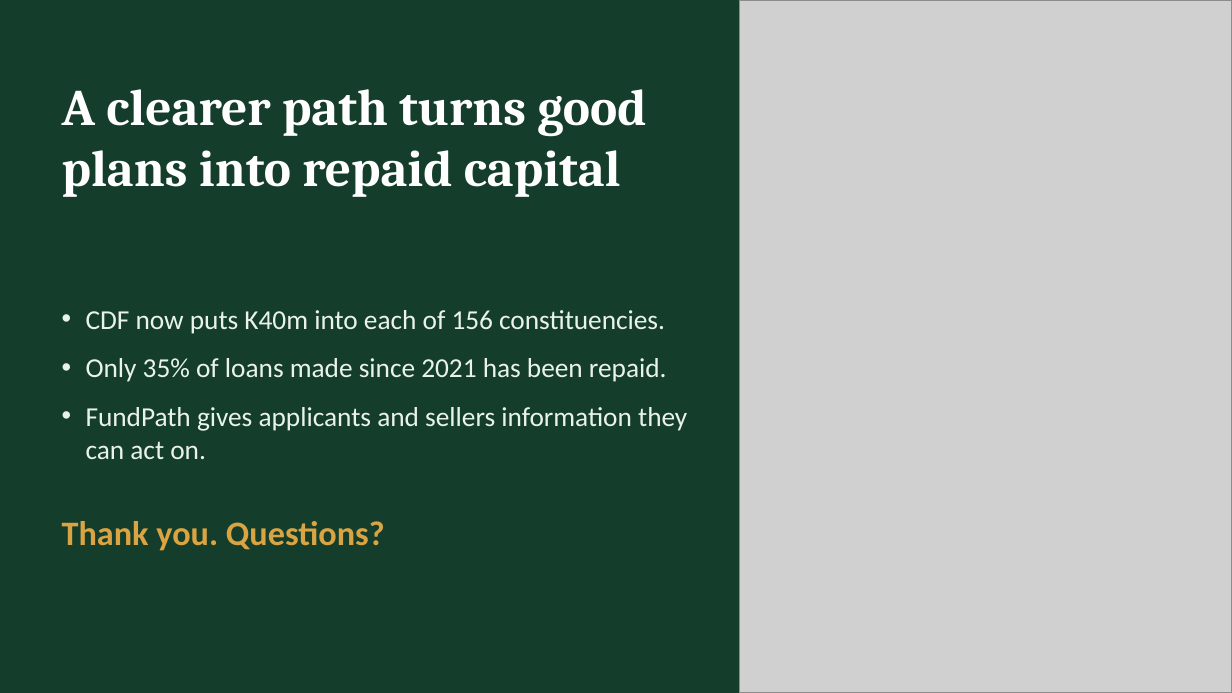
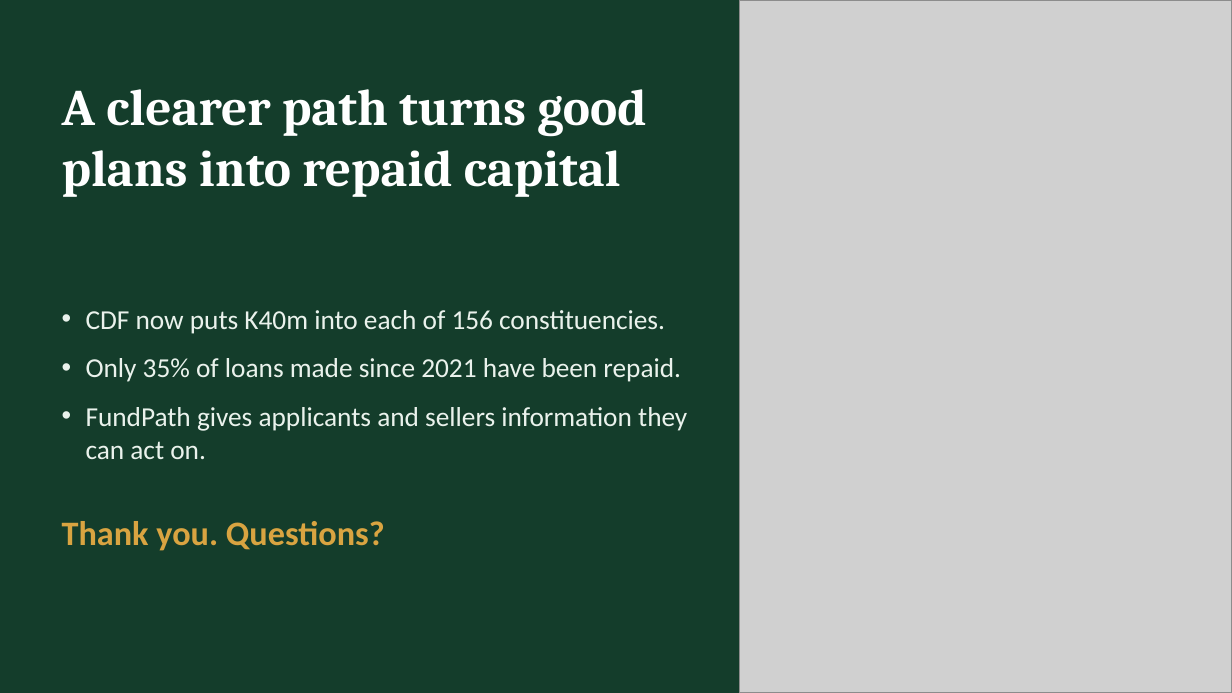
Before and after one commit to mwemmz/cdf-project, a slide deck: slide 13 of docs/presentation/FundPath_CDF_Academic_Deck.pptx. Drawn at 1232x693 pixels with LibreOffice and Linux fonts; fonts in the diff are those of the drawing; grey boxes stand for pictures. Boxes give left, top, right and bottom in pixels: in the first picture for what was removed or moved away, otherwise in the second. Text is boxed around its words. In the diff, an @@ line names an element or a change of style, - is before the commit and + after.

```diff
--- a/docs/presentation/FundPath_CDF_Academic_Deck.pptx
+++ b/docs/presentation/FundPath_CDF_Academic_Deck.pptx
@@ text at bbox=[86, 358, 681, 382]: text changed @@
-• Only 35% of loans made since 2021 has been repaid.
+• Only 35% of loans made since 2021 have been repaid.
```
Also in this commit, not shown: 3 other slides changed.
